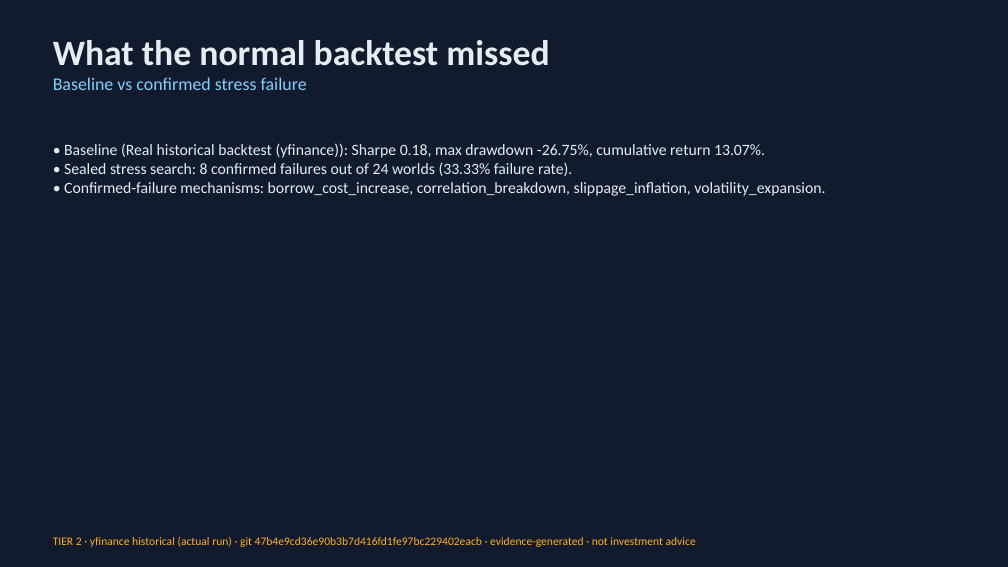
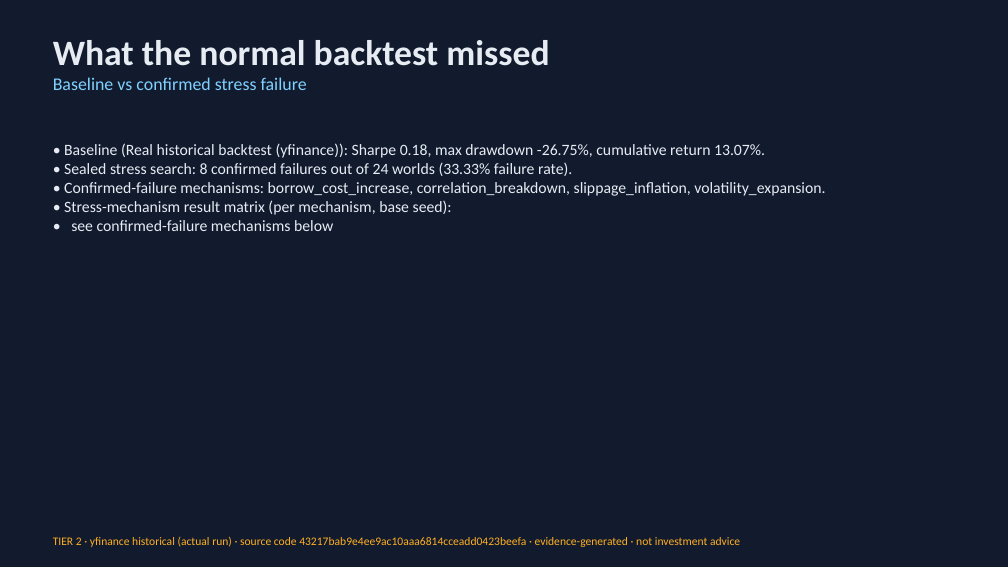
Before and after one commit to Scott-Switzer/market-fuzzer, a slide deck: slide 5 of app/static/pitch-deck/fenrix_deck.pptx. Drawn at 1008x567 pixels with LibreOffice and Linux fonts; fonts in the diff are those of the drawing. Boxes give left, top, right and bottom in pixels: in the first picture for what was removed or moved away, otherwise in the second. Text is boxed around its words. In the diff, an @@ line names an element or a change of style, - is before the commit and + after.

Commit message:
hardening: minimization hash, deck SHA/asset fix, SAA/TAA relabel, build-flags URL
Minimization & adjacent-pass (stress_search.py):
- Pass real strategy_hash through all _evaluate_world calls (minimize_failure,
  adjacent_pass, internal search) -- no more 'x' fallback.
- Fix delayed-rebalance minimization: re-run the backtest for EACH candidate
  delay (delay applied during world construction) instead of mutating a prior
  result post-hoc.
- minimize_failure now returns the violated predicates at minimized intensity
  (was empty -> 'violated predicates: n/a' on slide 6).

Deck (deck.py):
- Rename committed 'git SHA' to 'Source code SHA' (identifies the generating
  commit; a tracked file cannot contain its own commit SHA -- resolves the
  SHA-loop). Watermark updated to 'source code <sha>'.
- Copy equity chart + screenshots into app/static/pitch-deck/assets/ and
  reference /static/pitch-deck/assets/*.png (the old ../../../artifacts path
  404s because only /static is mounted -- would break on Render/public host).
- Slide 3: real interface screenshot. Slide 5: stress-mechanism result matrix.
  Slide 6: three-world comparison (baseline / minimized failing / adjacent pass)
  with actual violated predicates.

UI (submission.html/js):
- Relabel 'Strategy template' -> 'Example strategy goal -- not executed' with a
  disclaimer that only the flagship engine runs (SAA/TAA labels are goals, not
  allocators).
- Fix build-flags fetch URL: /api/build-flags (was BASE + '/build-flags' = bad
  route, so FENRIX_SHOW_PATH=1 never revealed the field).
- Stress stage subtitle discloses mechanism-level synthetic proxy stress (fixed
  synthetic universe, not the user's selected tickers).

```diff
--- a/app/static/pitch-deck/fenrix_deck.pptx
+++ b/app/static/pitch-deck/fenrix_deck.pptx
@@ text at box(64, 200, 452, 231): paragraphs added @@
+• Stress-mechanism result matrix (per mechanism, base seed):
+• see confirmed-failure mechanisms below
@@ text at box(53, 536, 740, 547): text changed @@
-TIER 2 · yfinance historical (actual run) · git 47b4e9cd36e90b3b7d416fd1fe97bc229402eacb · evidence-generated · not investment advice
+TIER 2 · yfinance historical (actual run) · source code 43217bab9e4ee9ac10aaa6814cceadd0423beefa · evidence-generated · not investment advice
```
Also in this commit, not shown: 4 other slides changed, 9 other files.
